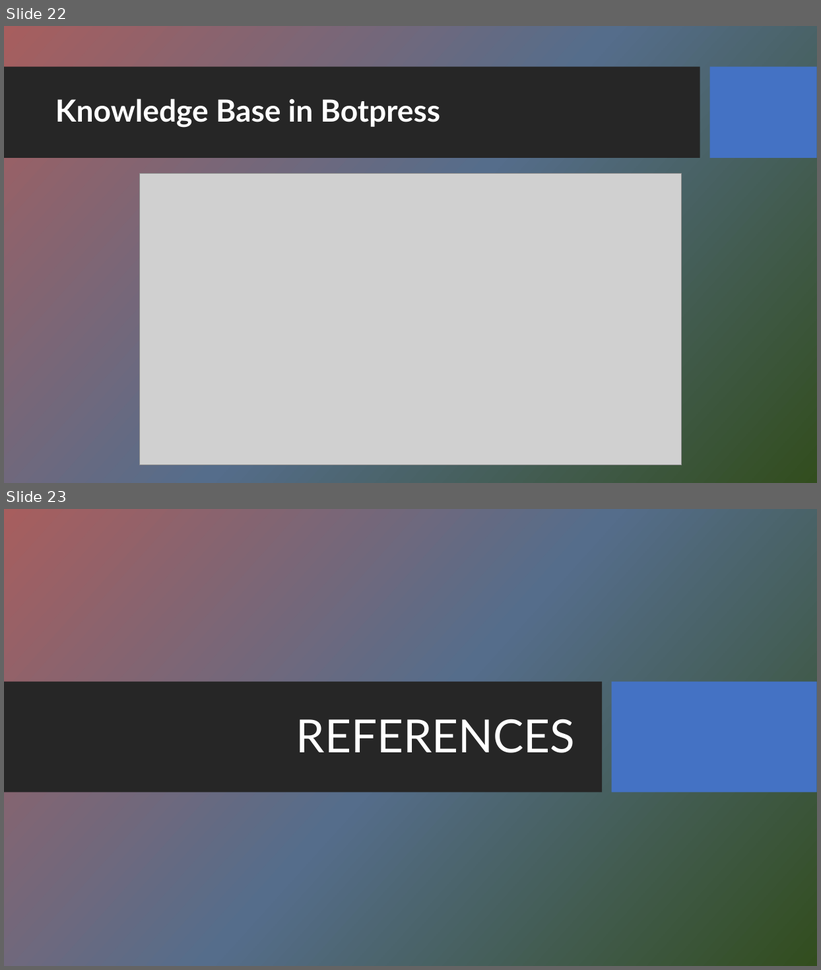
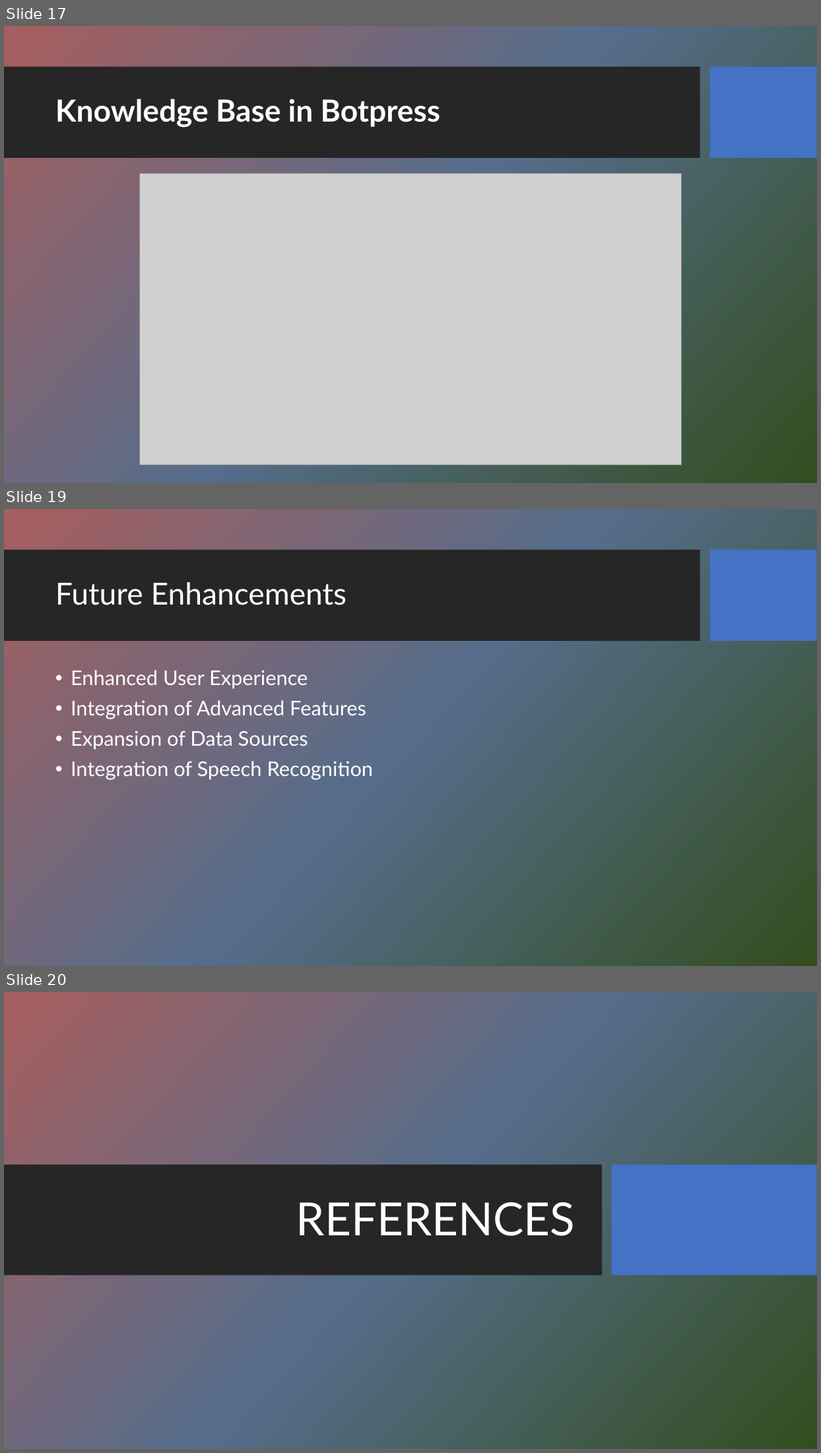
Before and after one commit to meetm2003/ChatBot, a slide deck: Information_Chatbot.pptx. Shown one above the other, each under a label of ours: slides 22 and 23 before the commit, slides 17, 19 and 20 after it; the slides between them are not shown. The pictures are 821x970 and 821x1453 pixels, drawn with LibreOffice and Linux fonts; fonts in the diff are those of the drawing; grey boxes stand for pictures; background and template pictures are left out. Boxes give left, top, right and bottom in pixels: in the first picture for what was removed or moved away, otherwise in the second. Text is boxed around its words. In the diff, an @@ line names an element or a change of style, - is before the commit and + after.

```diff
--- a/Information_Chatbot.pptx
+++ b/Information_Chatbot.pptx
@@ slide 19 added at box(4, 509, 817, 966), background picture (left out); not listed: 2 template elements that a slide beside it also shows @@
@@ title added at box(55, 582, 347, 605), 36 pt, text #FFFFFF @@
+Future Enhancements
@@ text added at box(71, 670, 374, 780), 24 pt, text #FFFFFF @@
+• Enhanced User Experience
+• Integration of Advanced Features
+• Expansion of Data Sources
+• Integration of Speech Recognition
@@ what was slide 22 is now slide 17 @@
@@ what was slide 23 is now slide 20 @@
```
Also in this commit, not shown: 1 slide changed, 1 other slide added, 5 slides removed, 2 other files.
